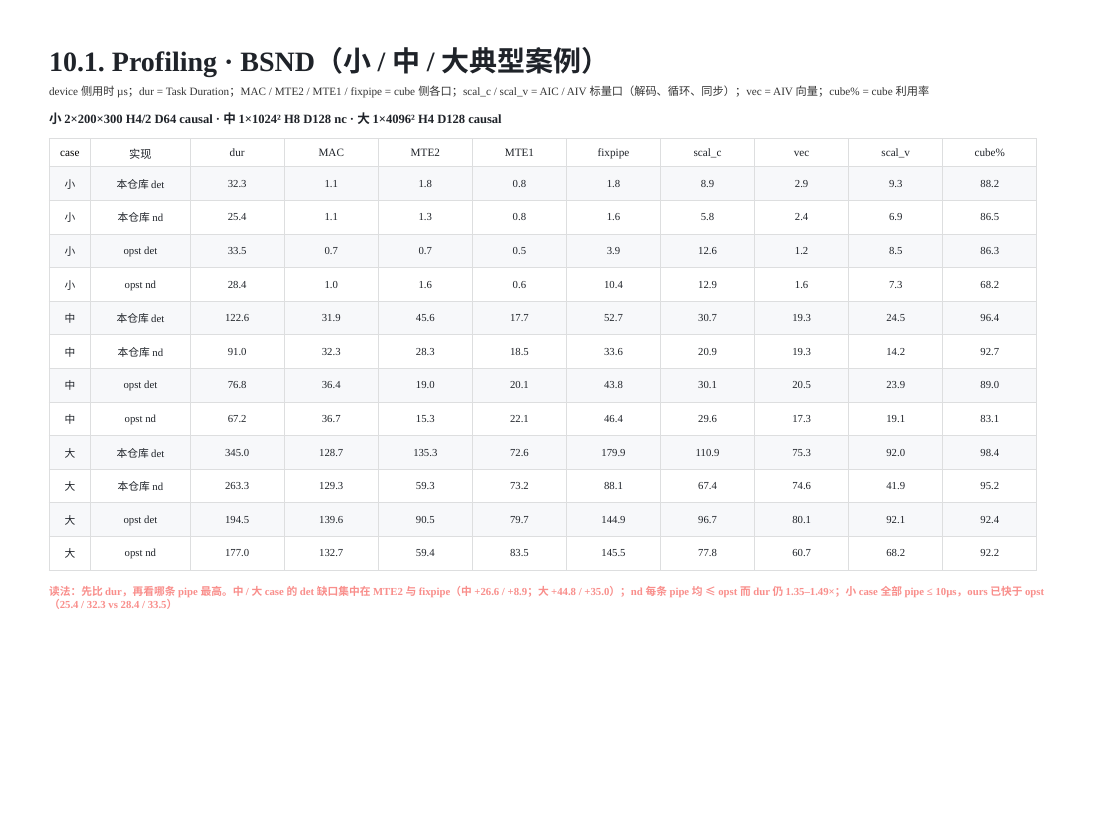
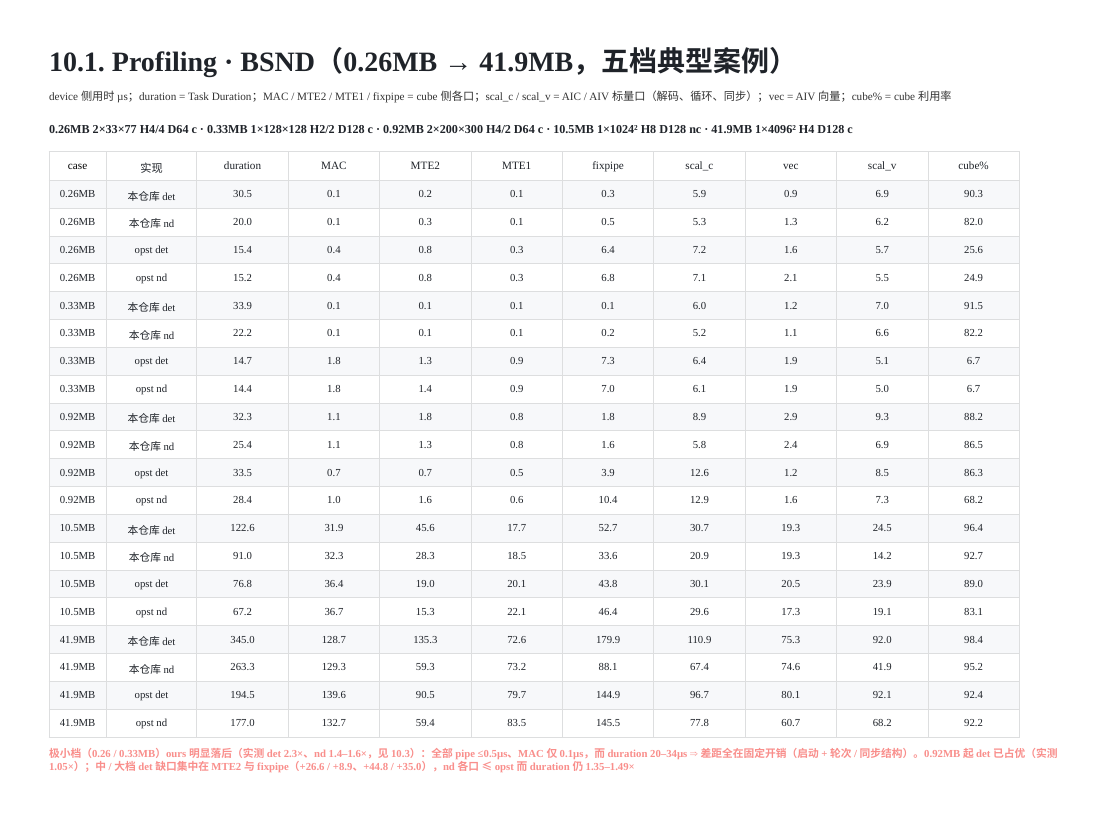
Before and after one commit to guomc9/SeeTen, a slide deck: slide 30 of cases/flash-attention-det-accum/out/v3-index-schedules.pptx. Drawn at 1120x840 pixels with LibreOffice and Linux fonts; fonts in the diff are those of the drawing. Boxes give left, top, right and bottom in pixels: in the first picture for what was removed or moved away, otherwise in the second. Text is boxed around its words. In the diff, an @@ line names an element or a change of style, - is before the commit and + after.

```diff
--- a/cases/flash-attention-det-accum/out/v3-index-schedules.pptx
+++ b/cases/flash-attention-det-accum/out/v3-index-schedules.pptx
@@ text at (49, 49, 797, 76): text changed @@
-10.1. Profiling · BSND（小 / 中 / 大典型案例）
+10.1. Profiling · BSND（0.26MB → 41.9MB，五档典型案例）
@@ text at (49, 90, 952, 103): text changed @@
-device 侧用时 µs；dur = Task Duration；MAC / MTE2 / MTE1 / fixpipe = cube 侧各口；scal_c / scal_v = AIC / AIV 标量口（解码、循环、同步）；vec = AIV 向量；cube% = cube 利用率
+device 侧用时 µs；duration = Task Duration；MAC / MTE2 / MTE1 / fixpipe = cube 侧各口；scal_c / scal_v = AIC / AIV 标量口（解码、循环、同步）；vec = AIV 向量；cube% = cube 利用率
@@ text at (49, 125, 852, 133): text changed; size 13.5 to 13 pt @@
-小 2×200×300 H4/2 D64 causal · 中 1×1024² H8 D128 nc · 大 1×4096² H4 D128 causal
+0.26MB 2×33×77 H4/4 D64 c · 0.33MB 1×128×128 H2/2 D128 c · 0.92MB 2×200×300 H4/2 D64 c · 10.5MB 1×1024² H8 D128 nc · 41.9MB 1×4096² H4 D128 c
@@ table at (49, 152, 1019, 733) @@
-row 1: case | 实现 | dur | MAC | MTE2 | MTE1 | fixpipe | scal_c | vec | scal_v | cube%
-row 2: 小 | 本仓库 det | 32.3 | 1.1 | 1.8 | 0.8 | 1.8 | 8.9 | 2.9 | 9.3 | 88.2
-row 3: 小 | 本仓库 nd | 25.4 | 1.1 | 1.3 | 0.8 | 1.6 | 5.8 | 2.4 | 6.9 | 86.5
-row 4: 小 | opst det | 33.5 | 0.7 | 0.7 | 0.5 | 3.9 | 12.6 | 1.2 | 8.5 | 86.3
-row 5: 小 | opst nd | 28.4 | 1.0 | 1.6 | 0.6 | 10.4 | 12.9 | 1.6 | 7.3 | 68.2
-row 6: 中 | 本仓库 det | 122.6 | 31.9 | 45.6 | 17.7 | 52.7 | 30.7 | 19.3 | 24.5 | 96.4
-row 7: 中 | 本仓库 nd | 91.0 | 32.3 | 28.3 | 18.5 | 33.6 | 20.9 | 19.3 | 14.2 | 92.7
-row 8: 中 | opst det | 76.8 | 36.4 | 19.0 | 20.1 | 43.8 | 30.1 | 20.5 | 23.9 | 89.0
-row 9: 中 | opst nd | 67.2 | 36.7 | 15.3 | 22.1 | 46.4 | 29.6 | 17.3 | 19.1 | 83.1
-row 10: 大 | 本仓库 det | 345.0 | 128.7 | 135.3 | 72.6 | 179.9 | 110.9 | 75.3 | 92.0 | 98.4
-row 11: 大 | 本仓库 nd | 263.3 | 129.3 | 59.3 | 73.2 | 88.1 | 67.4 | 74.6 | 41.9 | 95.2
-row 12: 大 | opst det | 194.5 | 139.6 | 90.5 | 79.7 | 144.9 | 96.7 | 80.1 | 92.1 | 92.4
-row 13: 大 | opst nd | 177.0 | 132.7 | 59.4 | 83.5 | 145.5 | 77.8 | 60.7 | 68.2 | 92.2
+row 1: case | 实现 | duration | MAC | MTE2 | MTE1 | fixpipe | scal_c | vec | scal_v | cube%
+row 2: 0.26MB | 本仓库 det | 30.5 | 0.1 | 0.2 | 0.1 | 0.3 | 5.9 | 0.9 | 6.9 | 90.3
+row 3: 0.26MB | 本仓库 nd | 20.0 | 0.1 | 0.3 | 0.1 | 0.5 | 5.3 | 1.3 | 6.2 | 82.0
+row 4: 0.26MB | opst det | 15.4 | 0.4 | 0.8 | 0.3 | 6.4 | 7.2 | 1.6 | 5.7 | 25.6
+row 5: 0.26MB | opst nd | 15.2 | 0.4 | 0.8 | 0.3 | 6.8 | 7.1 | 2.1 | 5.5 | 24.9
+row 6: 0.33MB | 本仓库 det | 33.9 | 0.1 | 0.1 | 0.1 | 0.1 | 6.0 | 1.2 | 7.0 | 91.5
+row 7: 0.33MB | 本仓库 nd | 22.2 | 0.1 | 0.1 | 0.1 | 0.2 | 5.2 | 1.1 | 6.6 | 82.2
+row 8: 0.33MB | opst det | 14.7 | 1.8 | 1.3 | 0.9 | 7.3 | 6.4 | 1.9 | 5.1 | 6.7
+row 9: 0.33MB | opst nd | 14.4 | 1.8 | 1.4 | 0.9 | 7.0 | 6.1 | 1.9 | 5.0 | 6.7
+row 10: 0.92MB | 本仓库 det | 32.3 | 1.1 | 1.8 | 0.8 | 1.8 | 8.9 | 2.9 | 9.3 | 88.2
+row 11: 0.92MB | 本仓库 nd | 25.4 | 1.1 | 1.3 | 0.8 | 1.6 | 5.8 | 2.4 | 6.9 | 86.5
+row 12: 0.92MB | opst det | 33.5 | 0.7 | 0.7 | 0.5 | 3.9 | 12.6 | 1.2 | 8.5 | 86.3
+row 13: 0.92MB | opst nd | 28.4 | 1.0 | 1.6 | 0.6 | 10.4 | 12.9 | 1.6 | 7.3 | 68.2
+row 14: 10.5MB | 本仓库 det | 122.6 | 31.9 | 45.6 | 17.7 | 52.7 | 30.7 | 19.3 | 24.5 | 96.4
+row 15: 10.5MB | 本仓库 nd | 91.0 | 32.3 | 28.3 | 18.5 | 33.6 | 20.9 | 19.3 | 14.2 | 92.7
+row 16: 10.5MB | opst det | 76.8 | 36.4 | 19.0 | 20.1 | 43.8 | 30.1 | 20.5 | 23.9 | 89.0
+row 17: 10.5MB | opst nd | 67.2 | 36.7 | 15.3 | 22.1 | 46.4 | 29.6 | 17.3 | 19.1 | 83.1
+row 18: 41.9MB | 本仓库 det | 345.0 | 128.7 | 135.3 | 72.6 | 179.9 | 110.9 | 75.3 | 92.0 | 98.4
+row 19: 41.9MB | 本仓库 nd | 263.3 | 129.3 | 59.3 | 73.2 | 88.1 | 67.4 | 74.6 | 41.9 | 95.2
+row 20: 41.9MB | opst det | 194.5 | 139.6 | 90.5 | 79.7 | 144.9 | 96.7 | 80.1 | 92.1 | 92.4
+row 21: 41.9MB | opst nd | 177.0 | 132.7 | 59.4 | 83.5 | 145.5 | 77.8 | 60.7 | 68.2 | 92.2
@@ table: place and size @@
-table at (49, 138, 1037, 568)
+table at (49, 152, 1019, 733)
@@ text at (49, 748, 1057, 772): text changed @@
-读法：先比 dur，再看哪条 pipe 最高。中 / 大 case 的 det 缺口集中在 MTE2 与 fixpipe（中 +26.6 / +8.9；大 +44.8 / +35.0）；nd 每条 pipe 均 ≤ opst 而 dur 仍 1.35–1.49×；小 case 全部 pipe ≤ 10µs，ours 已快于 opst（25.4 / 32.3 vs 28.4 / 33.5）
+极小档（0.26 / 0.33MB）ours 明显落后（实测 det 2.3×、nd 1.4–1.6×，见 10.3）：全部 pipe ≤0.5µs、MAC 仅 0.1µs，而 duration 20–34µs ⇒ 差距全在固定开销（启动 + 轮次 / 同步结构）。0.92MB 起 det 已占优（实测 1.05×）；中 / 大档 det 缺口集中在 MTE2 与 fixpipe（+26.6 / +8.9、+44.8 / +35.0），nd 各口 ≤ opst 而 duration 仍 1.35–1.49×
```
Also in this commit, not shown: 2 other slides changed, 7 other files.
